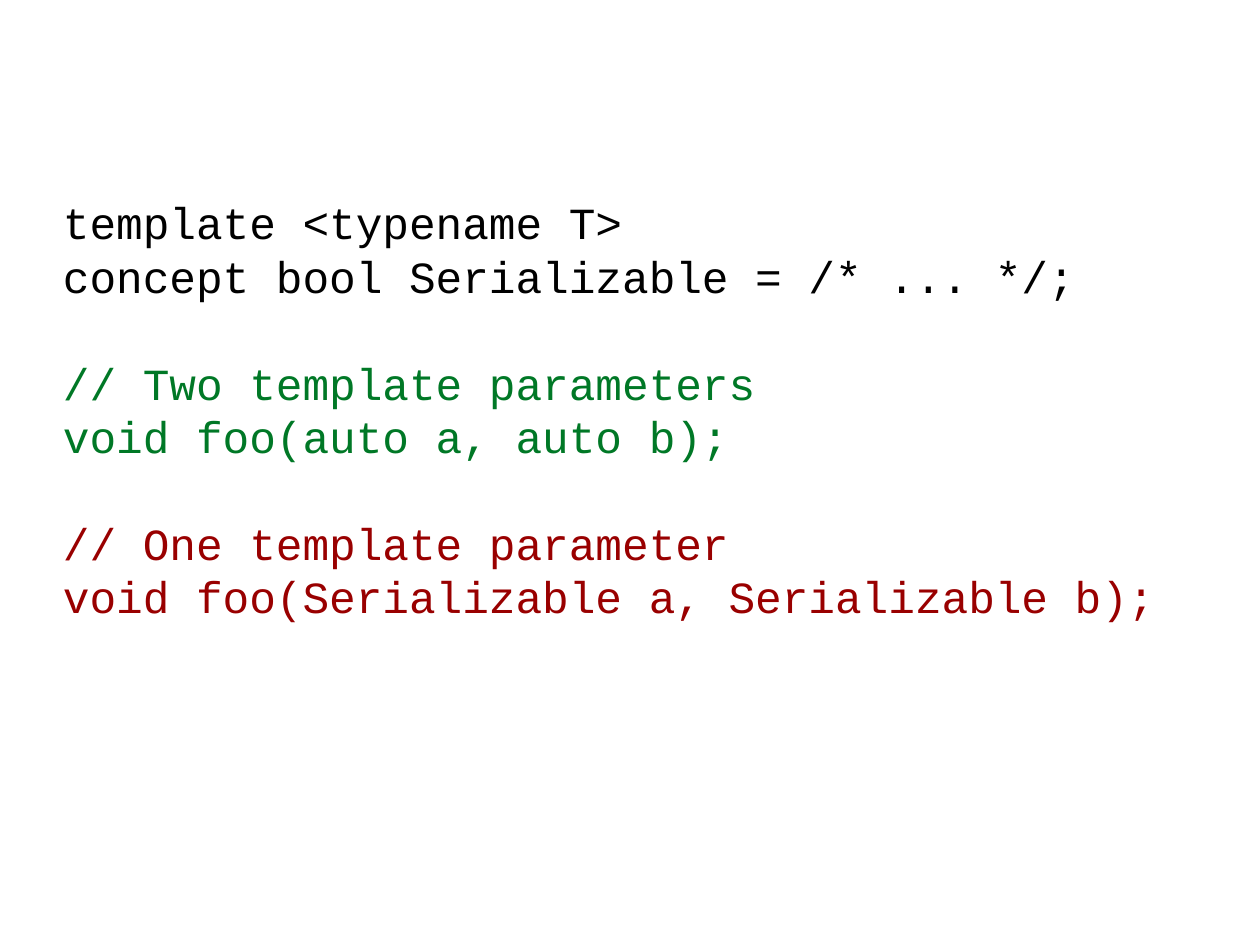
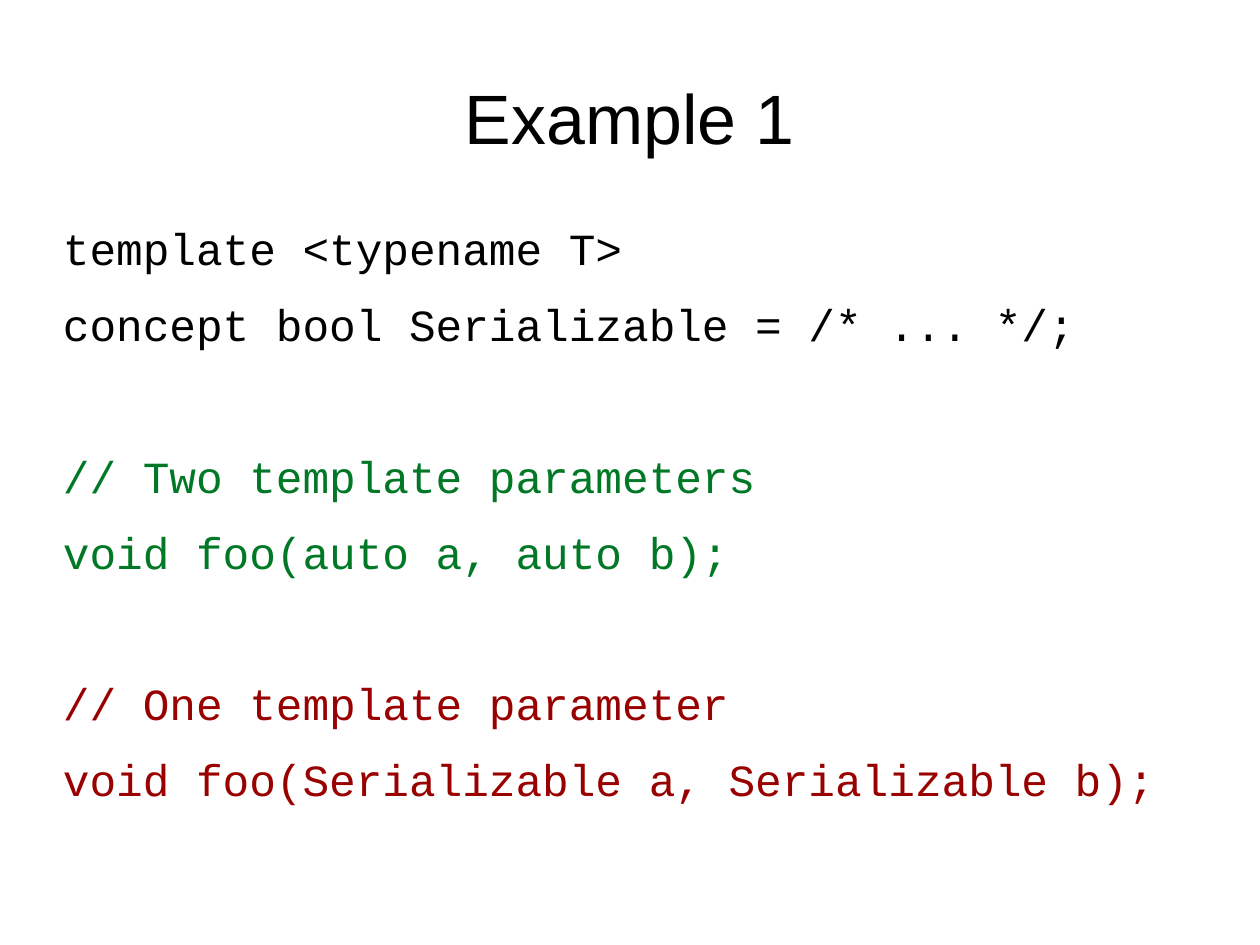
Before and after one commit to theres-waldo/concepts-tweaks, a slide deck: slide 1 of foo-conceptname.odp. Drawn at 1260x945 pixels with LibreOffice and Linux fonts; fonts in the diff are those of the drawing. Boxes give left, top, right and bottom in pixels: in the first picture for what was removed or moved away, otherwise in the second. Text is boxed around its words. In the diff, an @@ line names an element or a change of style, - is before the commit and + after.

Commit message:
foo-conceptname.odp: improve slides and add a fourth example

```diff
--- a/foo-conceptname.odp
+++ b/foo-conceptname.odp
@@ title added at box(465, 93, 795, 157), 44 pt, text #000000 @@
+Example 1
@@ text "template <typename T>": place and size @@
-text "template <typename T>" at box(63, 208, 1155, 623)
+text "template <typename T>" at box(63, 234, 1155, 806)
@@ text "template <typename T>" at box(63, 234, 1155, 806): more space between paragraphs; vertical alignment middle to top @@
```
Also in this commit, not shown: 2 other slides changed, 2 slides added.
